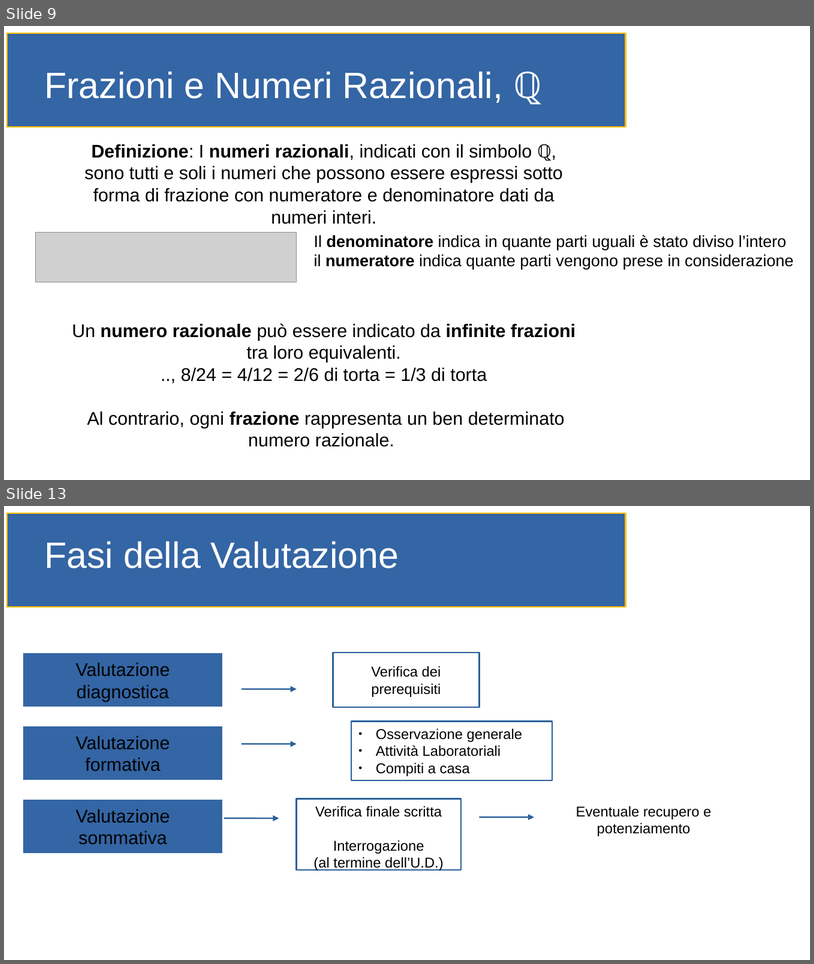
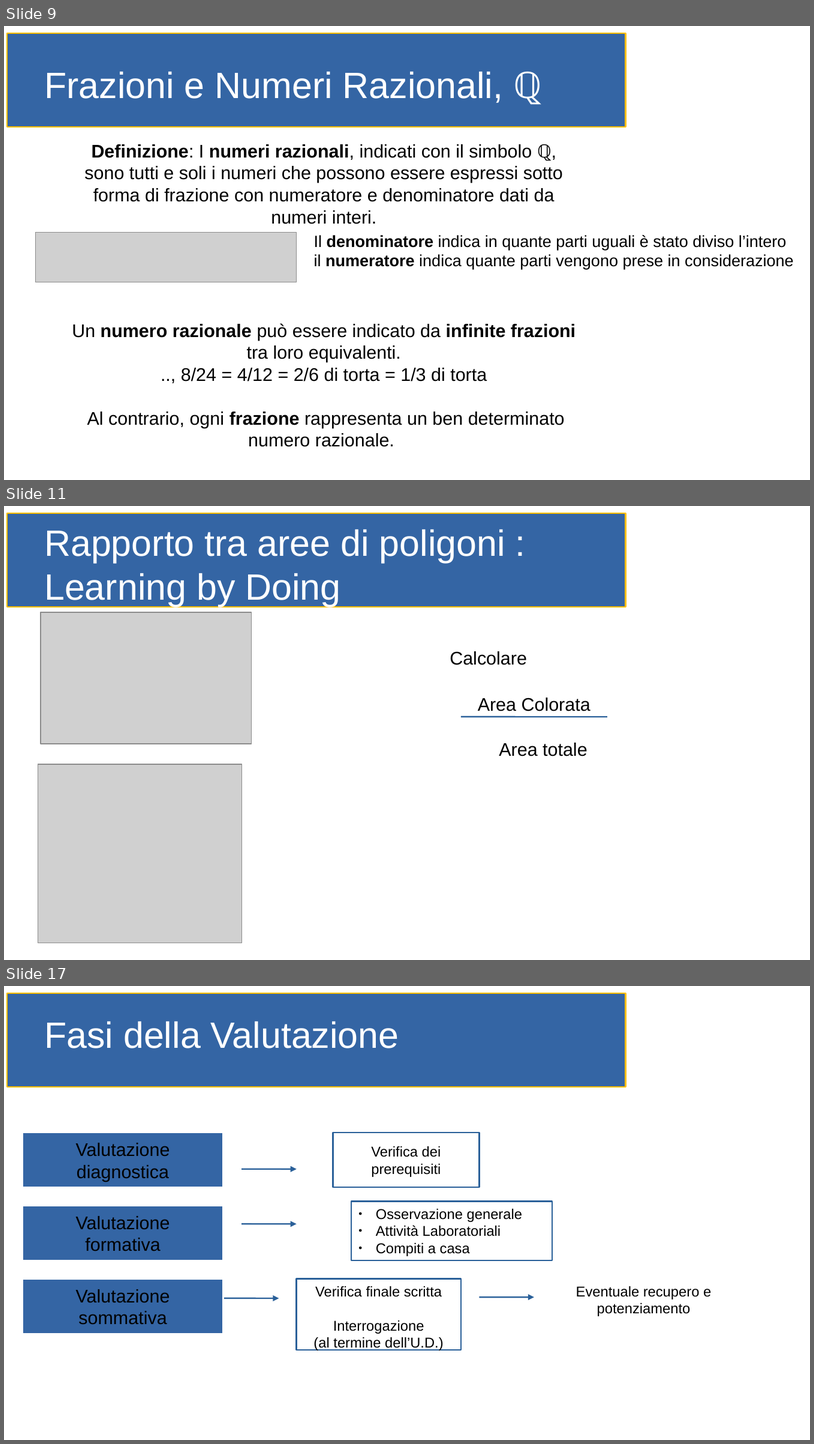
Before and after one commit to gioretikto/gioretikto.github.io, a slide deck: orale.odp. Shown one above the other, each under a label of ours: slides 9 and 13 before the commit, slides 9, 11 and 17 after it; the slides between them are not shown. The pictures are 814x964 and 814x1444 pixels, drawn with LibreOffice and Linux fonts; fonts in the diff are those of the drawing; grey boxes stand for pictures. Boxes give left, top, right and bottom in pixels: in the first picture for what was removed or moved away, otherwise in the second. Text is boxed around its words. In the diff, an @@ line names an element or a change of style, - is before the commit and + after.

```diff
--- a/orale.odp
+++ b/orale.odp
@@ slide 11 added at [4, 506, 810, 960], background #FFFFFF; not listed: 1 template element that a slide beside it also shows @@
@@ title added at [44, 529, 506, 607], 36 pt, text #FFFFFF @@
+Rapporto tra aree di poligoni : Learning by Doing
@@ picture added at [41, 612, 252, 744] @@
@@ text added at [450, 651, 527, 665], 18 pt, text #000000 @@
+Calcolare
@@ text added at [478, 697, 591, 711], 18 pt, text #000000 @@
+Area Colorata
@@ line added from (461, 717) to (608, 717), #2A6099 1.42 pt @@
@@ text added at [499, 742, 588, 756], 18 pt, text #000000 @@
+Area totale
@@ picture added at [38, 765, 242, 943] @@
@@ what was slide 13 is now slide 17 @@
```
Also in this commit, not shown: 5 slides changed, 8 other slides added, 2 slides removed.
